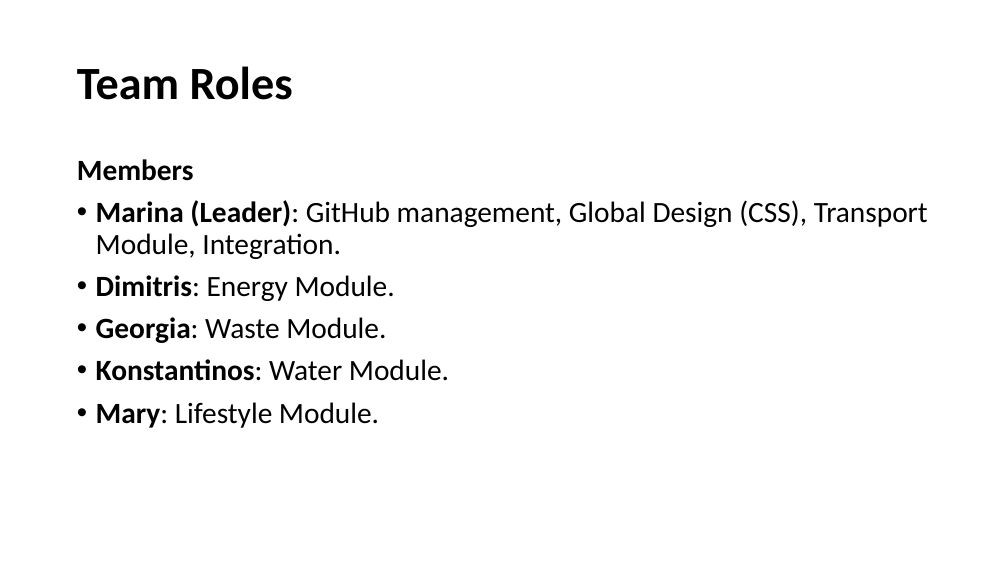
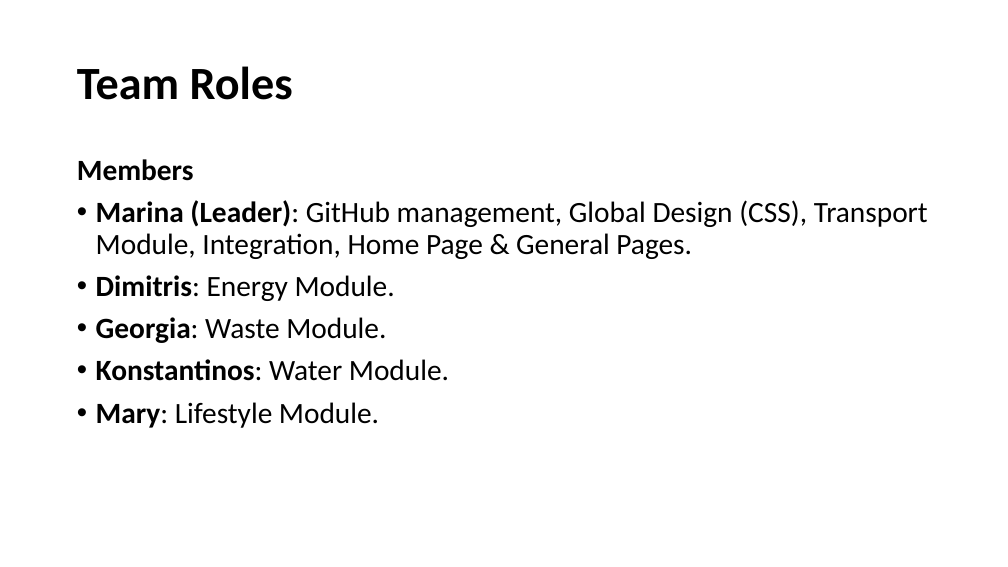
Before and after one commit to marina04-dev/Smart_City, a slide deck: slide 3 of other/SmartCity.pptx. Drawn at 1008x567 pixels with LibreOffice and Linux fonts; fonts in the diff are those of the drawing; background and template pictures are left out. Boxes give left, top, right and bottom in pixels: in the first picture for what was removed or moved away, otherwise in the second. Text is boxed around its words. In the diff, an @@ line names an element or a change of style, - is before the commit and + after.

```diff
--- a/other/SmartCity.pptx
+++ b/other/SmartCity.pptx
@@ text at [96,200,928,259]: text changed @@
-• Marina (Leader): GitHub management, Global Design (CSS), Transport Module, Integration.
+• Marina (Leader): GitHub management, Global Design (CSS), Transport Module, Integration, Home Page & General Pages.
```
Also in this commit, not shown: 35 other files.
